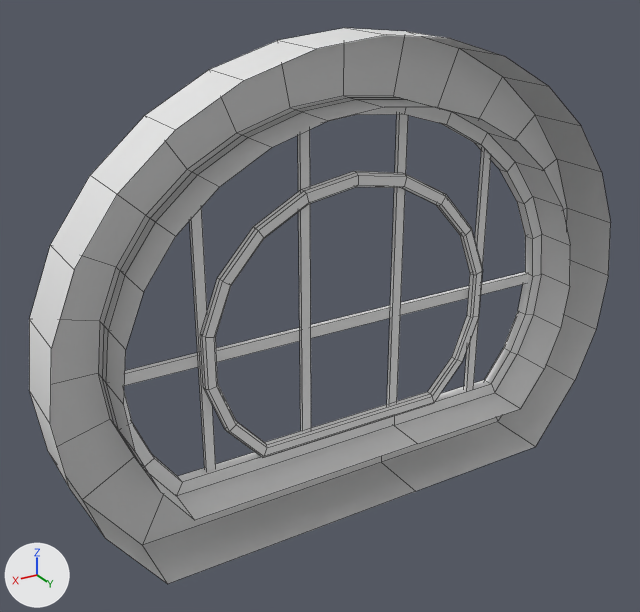
One commit to the FBX model Assets/Models/Enviro01/House01/m_e1_window.fbx: the scene before it, then after it.
Camera for both pictures: a 50 mm lens placed at (2.03, 2.76, 1.42), pointed at (0.19, -0.31, -0.12). The lights are fixed; the arrows at lower left show +X, +Y and +Z. Mesh edges are drawn as thin lines. Where no turn or scale is listed for an object, it has been applied to the vertices. Vertices at the same position are counted once.

The first picture shows 'm_e1_window'.
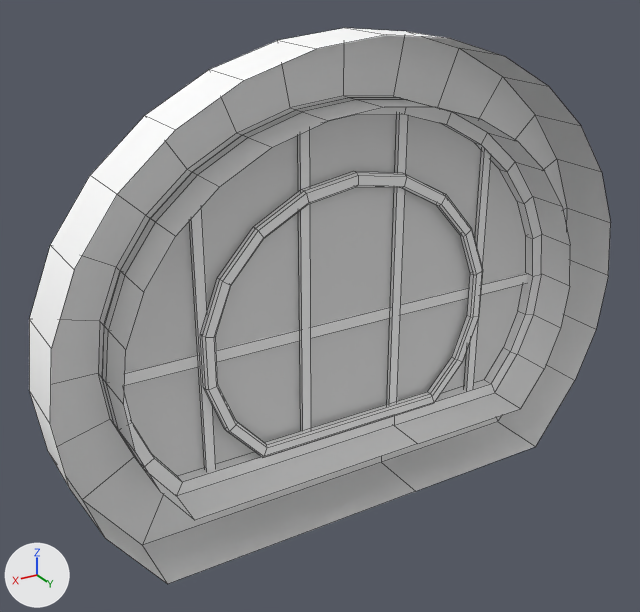
Location of each change, [x1, y1, x2, y2] in pixels of the pictures (640 x 612 px):
```json
{"part": 1, "of": "me_enviro01_blockout_020", "change": "added", "after": [124, 114, 526, 477]}
{"part": 2, "of": "me_enviro01_blockout_020", "change": "recoloured", "before": [29, 28, 610, 584], "after": [29, 28, 610, 584]}
```

Scene script edits in JSON lines:
```json
{"op": "add", "block": "mat_base01", "code": ["mat_base01 = principled_material('Base01')", "mat_base01.base_color = (1.0, 1.0, 1.0)  # white #ffffff", "mat_base01.roughness = 1.0"]}
{"block": "me_enviro01_blockout_020", "where": "# used by ob_m_e1_window; location = (0.0, 0.0, 0.0)"}
{"op": "remove", "block": "me_enviro01_blockout_020", "code": "me_enviro01_blockout_020.from_pydata(...)  # 328 vertices, 274 faces; spans x -1.4..1.44, y -0.4..-0.1, z -1.11..1.04"}
{"op": "add", "block": "me_enviro01_blockout_020", "code": "me_enviro01_blockout_020.from_pydata(...)  # 349 vertices, 275 faces; spans x -1.4..1.44, y -0.4..-0.1, z -1.11..1.04"}
{"block": "me_enviro01_blockout_020", "change": "me_enviro01_blockout_020 part 1: a new loose piece of 21 vertices spanning x -1.12..1.17, y -0.34, z -0.84..0.76, in mat_base (white #e7e7e7)"}
{"block": "me_enviro01_blockout_020", "change": "me_enviro01_blockout_020 part 2: 274 faces spanning x -1.4..1.44, y -0.4..-0.1, z -1.11..1.04 switch from mat_base (white #e7e7e7) to mat_base01 (white #ffffff)"}
```
